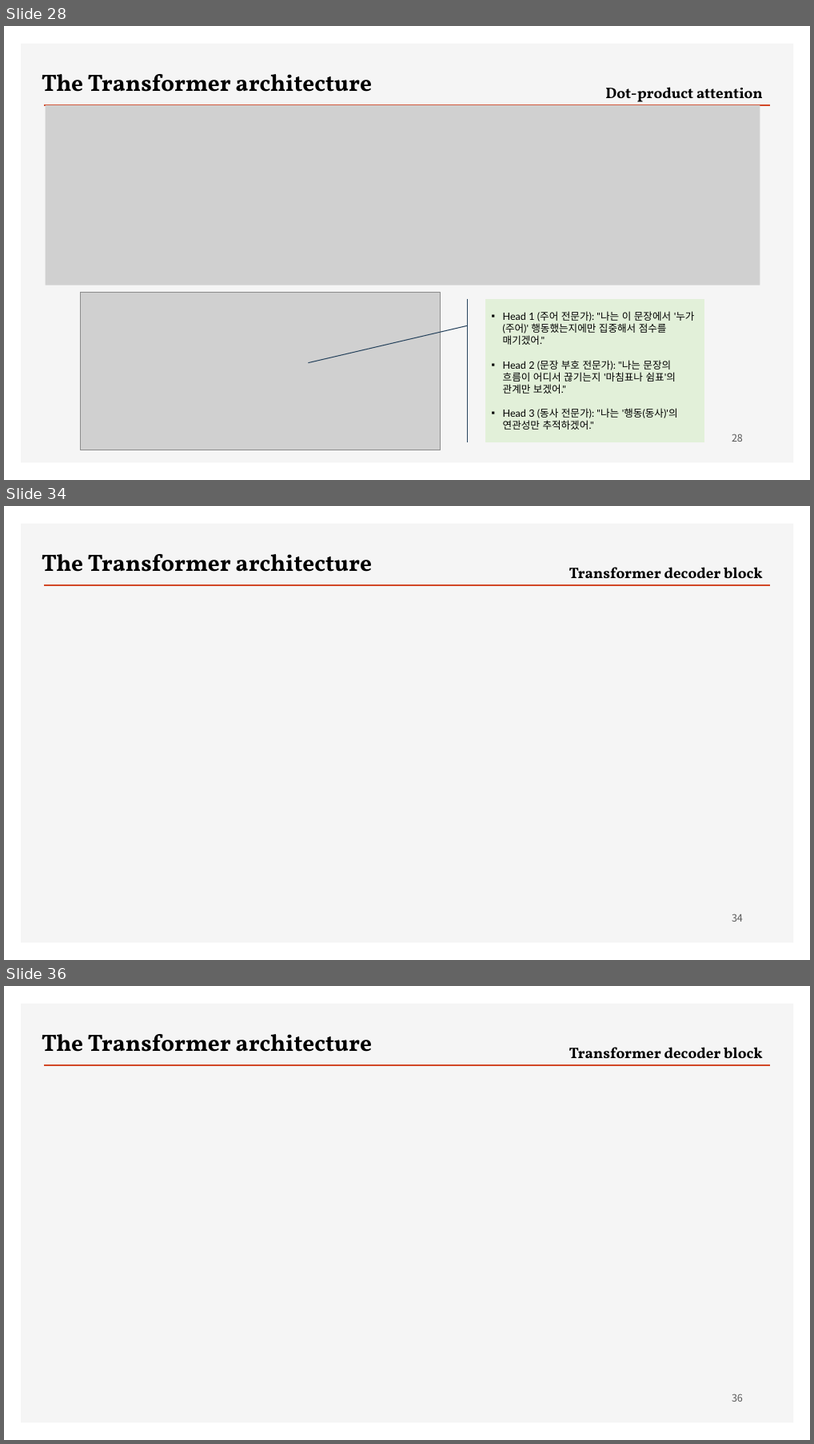
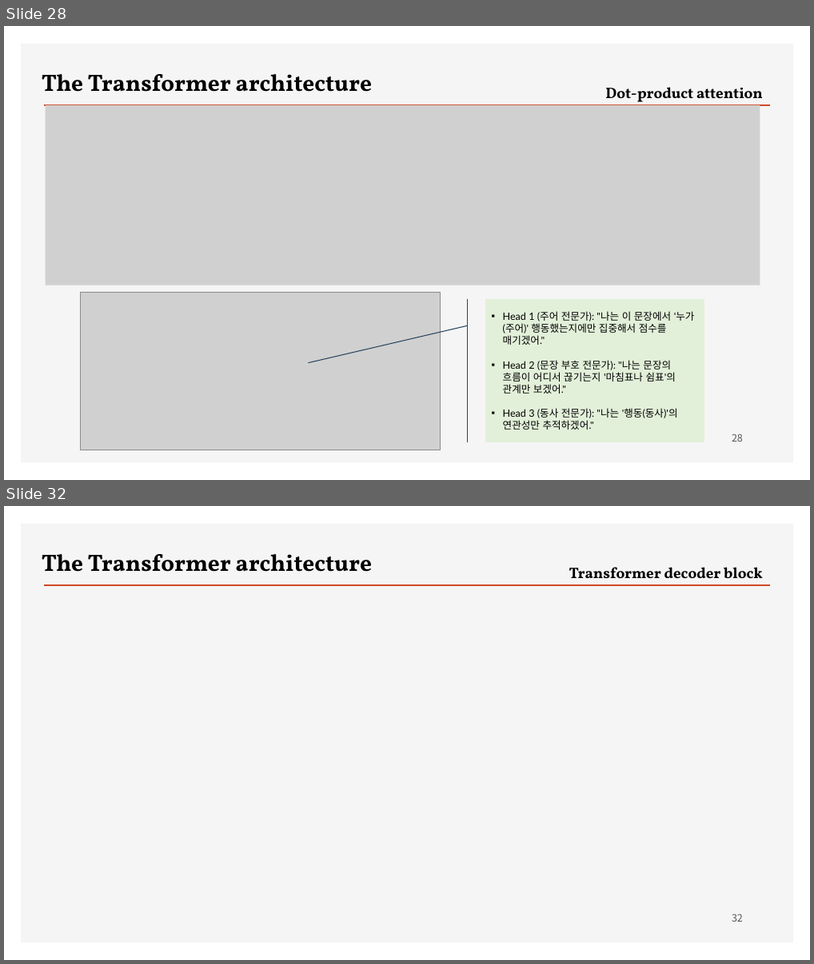
Before and after one commit to ancestor9/2026_Fall_Deep-Learning-with-Python, a slide deck: Chapter 15 Language models and the Transformer.pptx. Shown one above the other, each under a label of ours: slides 28, 34 and 36 before the commit, slides 28 and 32 after it; the slides between them are not shown. The pictures are 814x1444 and 814x964 pixels, drawn with LibreOffice and Linux fonts; fonts in the diff are those of the drawing; grey boxes stand for pictures; background and template pictures are left out. Boxes give left, top, right and bottom in pixels: in the first picture for what was removed or moved away, otherwise in the second. Text is boxed around its words. In the diff, an @@ line names an element or a change of style, - is before the commit and + after.

```diff
--- a/Chapter 15 Language models and the Transformer.pptx
+++ b/Chapter 15 Language models and the Transformer.pptx
@@ slide 34 removed at (4,506,810,960), background #FFFFFF; not listed: 2 template elements that a slide beside it also shows @@
@@ text removed at (42,554,372,572) @@
-The Transformer architecture
@@ text removed at (570,567,763,585) @@
-Transformer decoder block
@@ page number removed at (732,913,743,921) @@
-34
@@ what was slide 36 is now slide 32 @@
@@ page number at (732,913,743,921): text changed @@
-36
+32
```
Also in this commit, not shown: 4 slides changed, 3 other slides removed.
